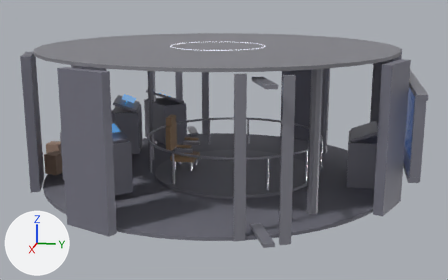
The glTF model assets/ship/bridge.glb, before and after one commit.
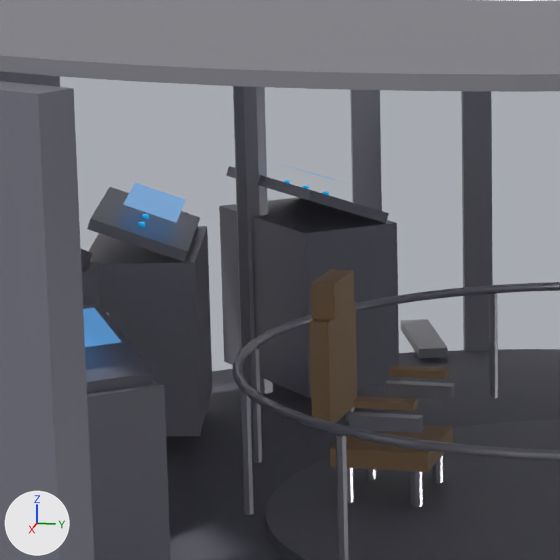
There are two pictures of each version: one whole from a 50 mm camera at (10.4, 2.19, 3.24) aimed at (0.1, 0.13, 0.66), one close up on the part from 21% to 50% of the width and 18% to 66% of the height. The lights are fixed; the arrows at lower left show +X, +Y and +Z. The older version's two pictures come first. Where no turn or scale is listed for an object, it has been applied to the vertices.

The first close-up shows 'BridgeFloor', 'CaptainsChair_ArmPadL', 'CaptainsChair_ArmPadR', 'CaptainsChair_Back', 'CaptainsChair_Head', 'CaptainsChair_Seat', 'Ceiling', 'CommandDeck', 'ConsoleSurface_1', 'Console_0', 'Console_1', 'Console_4', 'DoorFrame_4_0.3', 'Pylon_225', 'RailingTopRing', 'WallSegment_7' and 22 more.
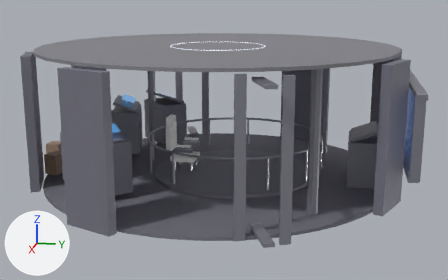
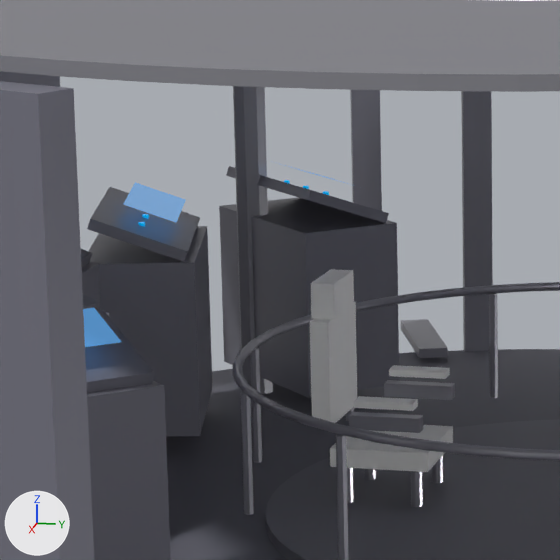
The change in detail:
Material 'ChairLeather' (mat_chairleather) changes colour from brown #a08161 to white #ffffff; in linear values from (0.35, 0.22, 0.12) to (1.0, 1.0, 1.0).

Pixel boxes [x1, y1, x2, y2] of what changed, in the close-ups (560 x 560 px):
'CaptainsChair_Back', recoloured (brown to white): [310, 302, 357, 423] in both
'CaptainsChair_Seat', recoloured (brown to white): [330, 425, 453, 472] in both
'CaptainsChair_Head', recoloured (brown to white): [311, 269, 354, 320] in both
'CaptainsChair_ArmPadR', recoloured (brown to white): [354, 396, 418, 411] in both
'CaptainsChair_ArmPadL', recoloured (brown to white): [389, 365, 450, 379] in both
